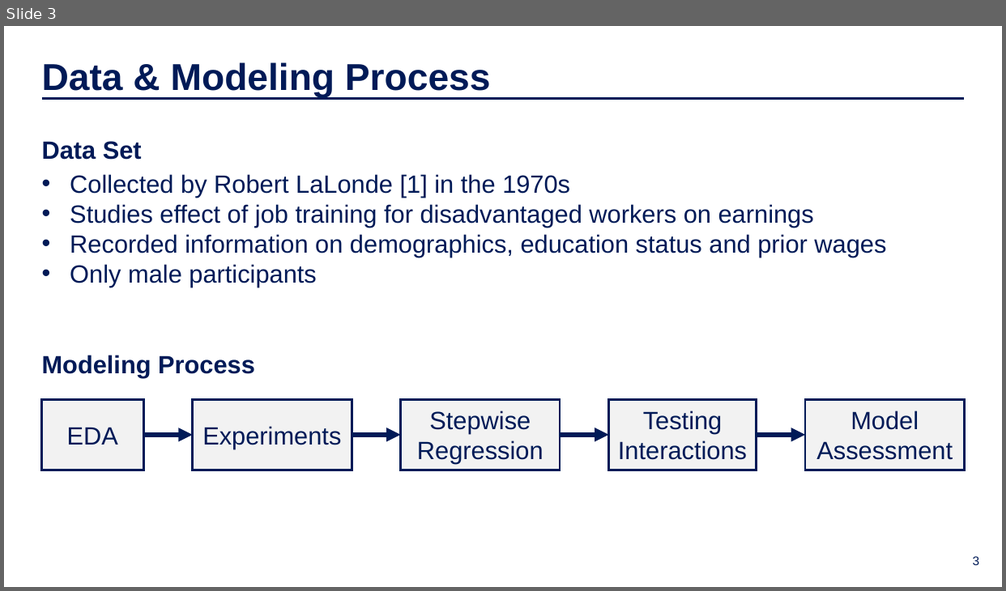
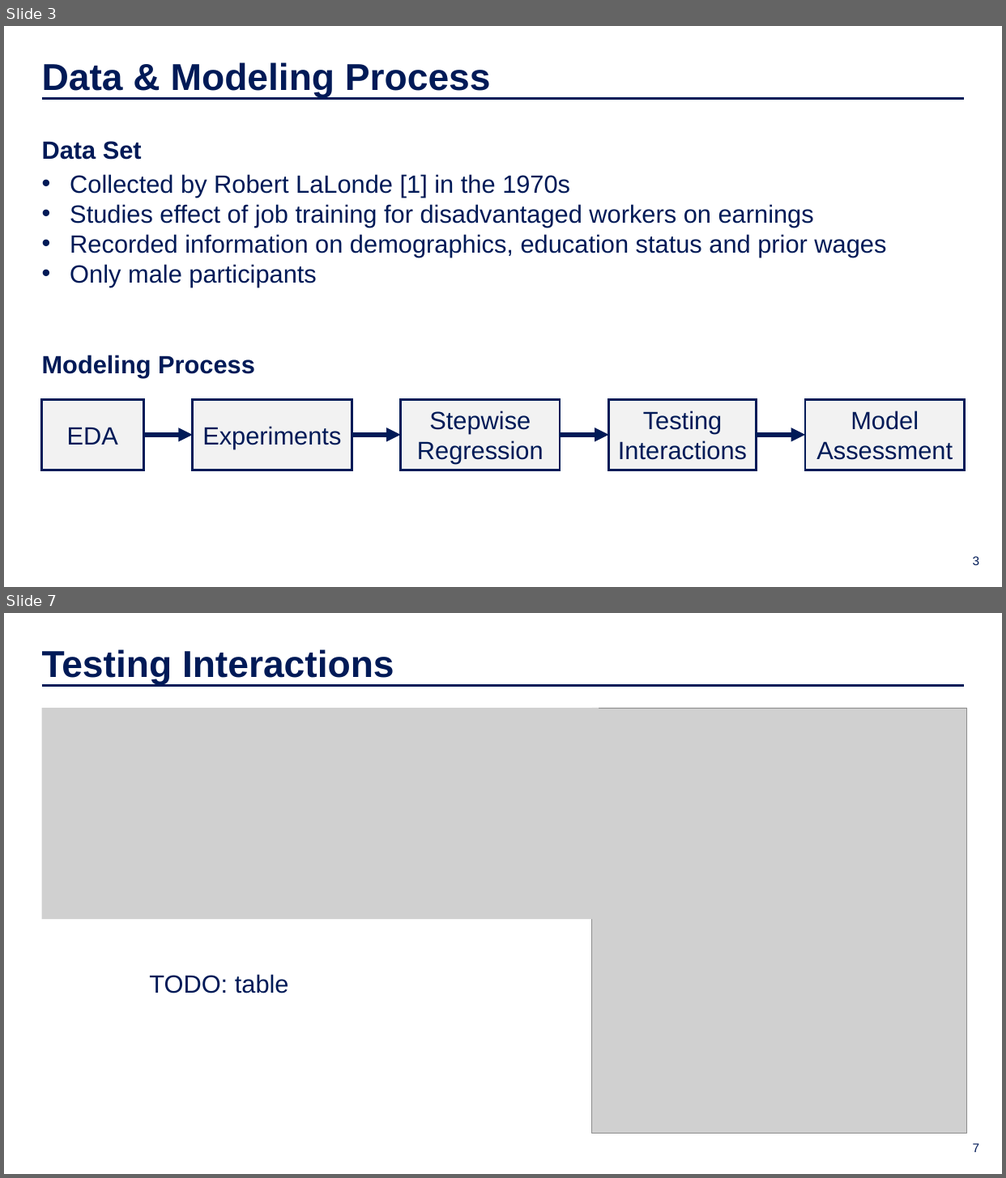
Before and after one commit to IDS-702-F21/team-project-1-effects-of-job-training-on-wages-yellowfellows, a slide deck: Presentation/slide_deck.pptx. Shown one above the other, each under a label of ours: slide 3 before the commit, slides 3 and 7 after it; the slides between them are not shown. The pictures are 1006x591 and 1006x1178 pixels, drawn with LibreOffice and Linux fonts; fonts in the diff are those of the drawing; grey boxes stand for pictures; background and template pictures are left out. Boxes give left, top, right and bottom in pixels: in the first picture for what was removed or moved away, otherwise in the second. Text is boxed around its words. In the diff, an @@ line names an element or a change of style, - is before the commit and + after.

```diff
--- a/Presentation/slide_deck.pptx
+++ b/Presentation/slide_deck.pptx
@@ slide 7 added at box(4, 613, 1002, 1174), background picture (left out) @@
@@ text added at box(42, 649, 394, 685), 36 pt, text #001A57, bold @@
+Testing Interactions
@@ line added from (41, 686) to (965, 686), #001A57 3 pt @@
@@ picture added at box(41, 708, 599, 920) @@
@@ picture added at box(592, 708, 967, 1133) @@
@@ picture added at box(620, 776, 731, 855) @@
@@ text added at box(149, 974, 289, 994), 24 pt, text #001A57 @@
+TODO: table
@@ page number added at box(973, 1144, 980, 1152), 12 pt, text #001A57 @@
+7
```
Also in this commit, not shown: 3 slides changed, 2 other slides added, 2 slides removed, 1 other file.
